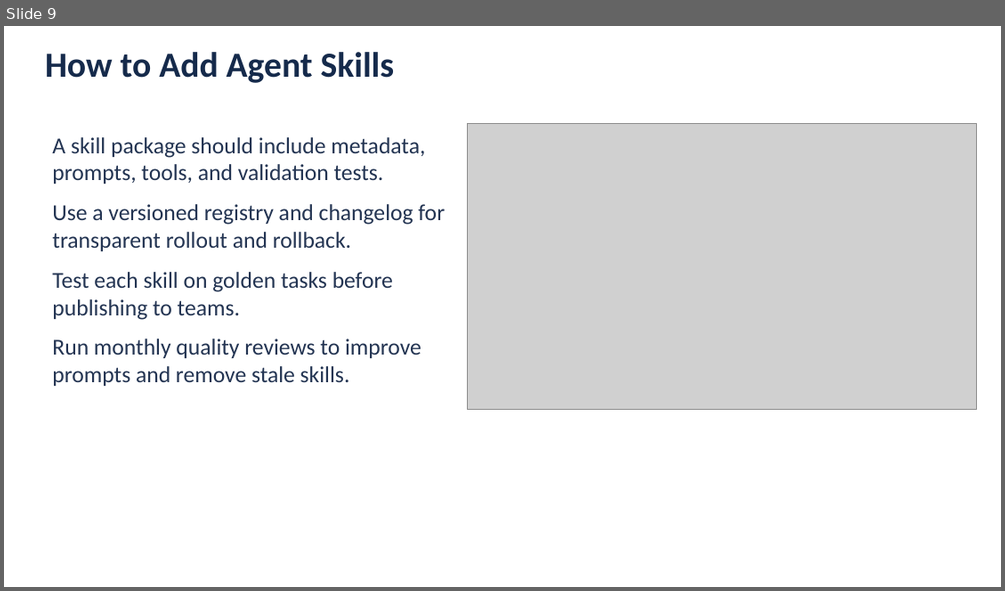
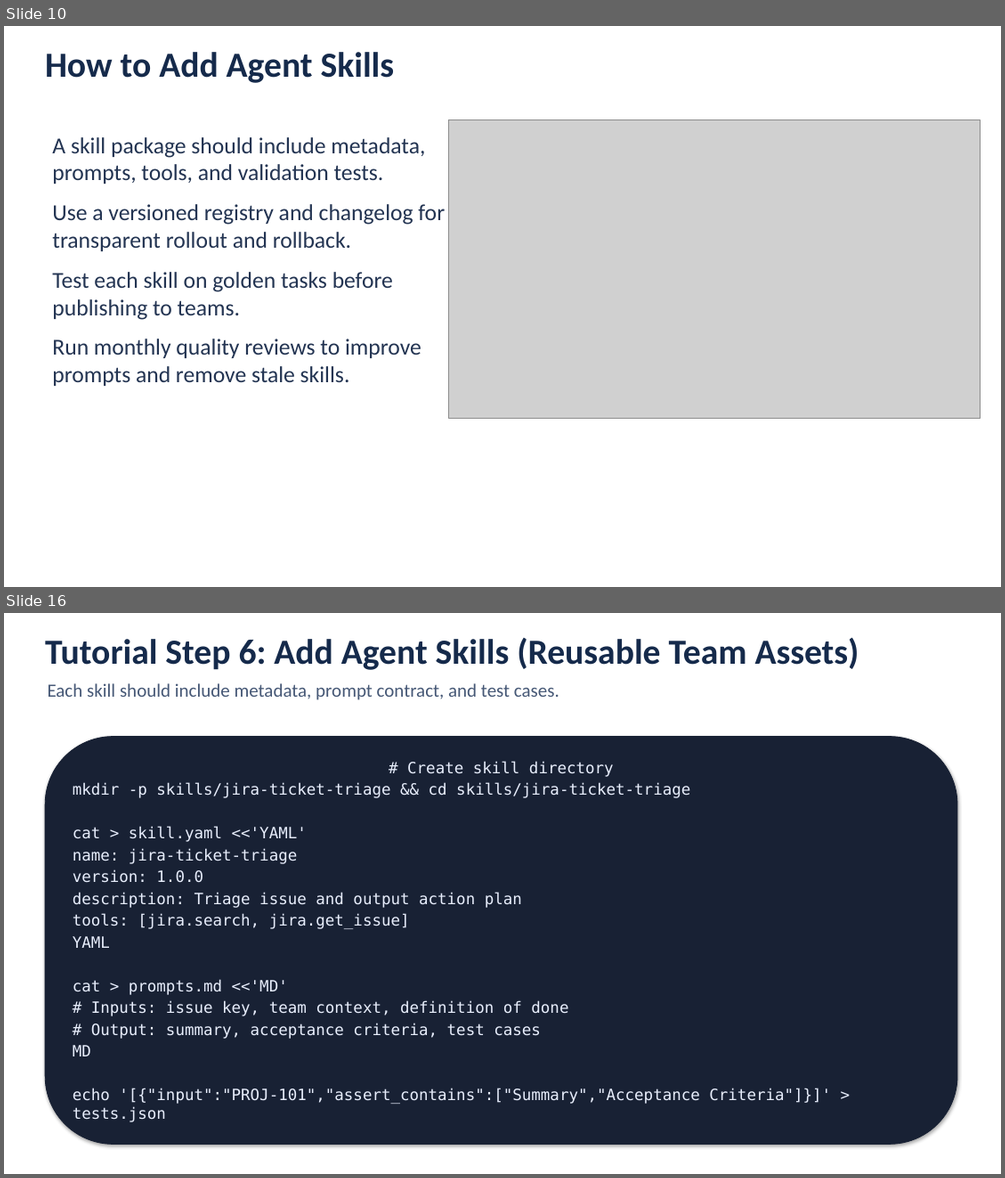
Before and after one commit to hassanahmedfoodservicesdirectunilever/cursor, a slide deck: Solution_Assessment_Cursor_AI_Capabilities_Integration_Review.pptx. Shown one above the other, each under a label of ours: slide 9 before the commit, slides 10 and 16 after it; the slides between them are not shown. The pictures are 1005x591 and 1005x1178 pixels, drawn with LibreOffice and Linux fonts; fonts in the diff are those of the drawing; grey boxes stand for pictures. Boxes give left, top, right and bottom in pixels: in the first picture for what was removed or moved away, otherwise in the second. Text is boxed around its words. In the diff, an @@ line names an element or a change of style, - is before the commit and + after.

```diff
--- a/Solution_Assessment_Cursor_AI_Capabilities_Integration_Review.pptx
+++ b/Solution_Assessment_Cursor_AI_Capabilities_Integration_Review.pptx
@@ slide 16 added at box(4, 613, 1001, 1174), background #FFFFFF @@
@@ text added at box(45, 637, 859, 670), 34 pt, text #152A4B, bold @@
+Tutorial Step 6: Add Agent Skills (Reusable Team Assets)
@@ text added at box(48, 683, 559, 700), 18 pt, text #465876 @@
+Each skill should include metadata, prompt contract, and test cases.
@@ rounded rectangle added at box(45, 737, 957, 1144), fill #182134, outline #182134 0.75 pt, 15 pt, text #E8EEFC @@
+# Create skill directory
+mkdir -p skills/jira-ticket-triage && cd skills/jira-ticket-triage
+cat > skill.yaml <<'YAML'
+name: jira-ticket-triage
+version: 1.0.0
+description: Triage issue and output action plan
+tools: [jira.search, jira.get_issue]
+YAML
+cat > prompts.md <<'MD'
+# Inputs: issue key, team context, definition of done
+# Output: summary, acceptance criteria, test cases
+MD
+echo '[{"input":"PROJ-101","assert_contains":["Summary","Acceptance Criteria"]}]' > tests.json
@@ what was slide 9 is now slide 10 @@
@@ slide 10 changed as well @@
@@ picture: place and size @@
-picture at box(468, 123, 976, 410)
+picture at box(449, 119, 979, 418)
```
Also in this commit, not shown: 11 other slides changed, 7 other slides added, 13 other files.
